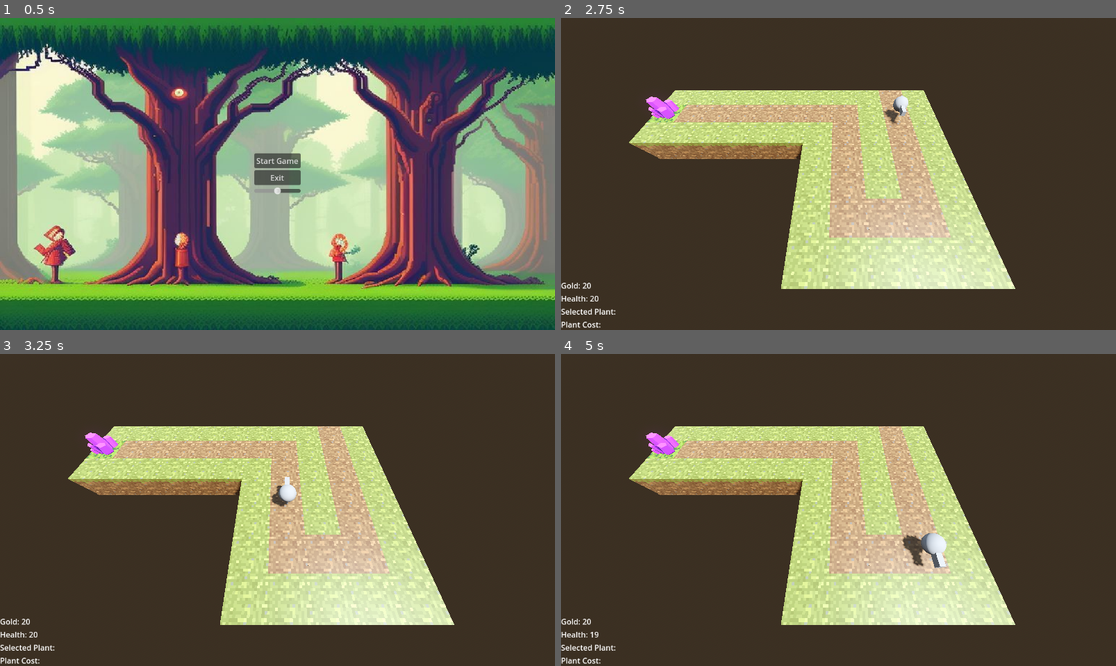
Above: before the commit, frames 1-4 (two rows, left to right).
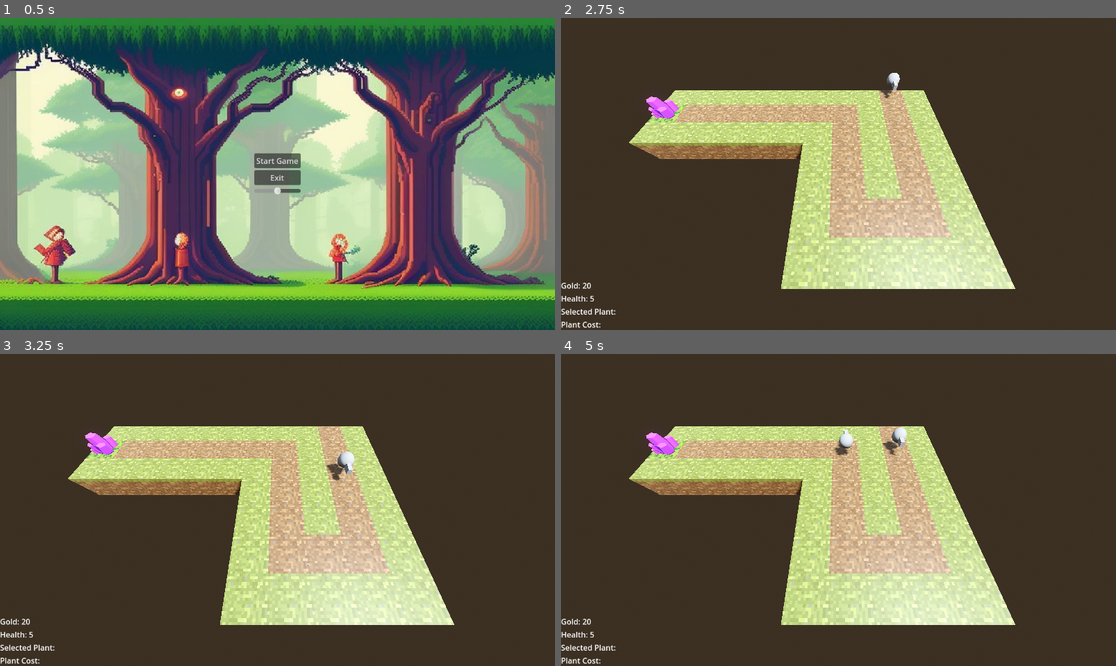
Above: after the commit, the same moments.

Repository: TheBoysJams/SeedsOfRenewal
Game: Godot game, scene res://UI/main_menu.tscn
Same seed, same stepped clock (60 frames per second), same inputs: the game is played once before the commit and once after it.
Inputs (mouse positions are in pixels of both pictures, inside the frame that each line leads up to):
- Up to frame 1 (0.5 s): no input
- Up to frame 2 (2.75 s): click "Start Game" at 0.5 s; tap Enter at 1.25 s; move the mouse to (960, 158) at 1.27 s; click (960, 158) at 1.35 s; tap Space at 2 s; move the mouse to (727, 189) at 2.02 s; tap 1 at 2.1 s
- Up to frame 3 (3.25 s): move the mouse to (333, 441) at 2.77 s; hold 2 from 2.78 s (still down)
- Up to frame 4 (5 s): move the mouse to (810, 572) at 3.52 s; release 2 at 3.53 s; click (810, 572) at 3.6 s; move the mouse to (1005, 556) at 4.27 s; hold 1 from 4.28 s (still down)

Frame 1 is identical in both runs. In frame 2, 0.3% of the frame differs, in the area x 5-63%, y 17-91%; in frame 3, 0.5%; in frame 4, 1.0%, in the area x 5-70%, y 23-91%.
Error before the commit: Invalid access to property or key 'towers' on a base object of type 'Nil'. (res://player.gd:20)
Error after the commit: Invalid access to property or key 'towers' on a base object of type 'Nil'. (res://player.gd:24)

Commit message:
can be defeated

Diff:
--- a/RenewalTreeDefence/Enemies/enemy.gd
+++ b/RenewalTreeDefence/Enemies/enemy.gd
@@ -2,7 +2,7 @@
 
 signal CoreReached(int)
 
-var speed := 30
+var speed := 10
 var damage := 1
 
 func _process(delta: float) -> void:
--- a/RenewalTreeDefence/Levels/prototype_level.tscn
+++ b/RenewalTreeDefence/Levels/prototype_level.tscn
@@ -10,6 +10,7 @@
 [ext_resource type="PackedScene" uid="uid://c4xnjtuw2fxux" path="res://Enemies/enemy.tscn" id="7_3rd4b"]
 [ext_resource type="Script" path="res://Towers/TowerInfo.gd" id="7_c1d75"]
 [ext_resource type="PackedScene" uid="uid://d2knbdbf1tcu3" path="res://Enemies/spawner.tscn" id="7_oy6ys"]
+[ext_resource type="PackedScene" uid="uid://cgmgbg17x5sjp" path="res://UI/defeat_menu.tscn" id="8_dutr8"]
 [ext_resource type="PackedScene" uid="uid://gp5xd5by5ert" path="res://Towers/core.tscn" id="10_go0r7"]
 
 [sub_resource type="ProceduralSkyMaterial" id="ProceduralSkyMaterial_m6v85"]
@@ -112,6 +113,8 @@
 [node name="PauseMenu" parent="." instance=ExtResource("6_yc7nx")]
 visible = false
 
+[node name="DefeatMenu" parent="." instance=ExtResource("8_dutr8")]
+
 [node name="EnemyManager" parent="." node_paths=PackedStringArray("player") instance=ExtResource("6_qntgy")]
 player = NodePath("../Player")
 enemy = ExtResource("7_3rd4b")
--- a/RenewalTreeDefence/Towers/Tower.gd
+++ b/RenewalTreeDefence/Towers/Tower.gd
@@ -25,4 +25,4 @@
 func _on_area_3d_area_entered(area: Area3D) -> void:
 	TakeDamage(area.get_parent().damage)
 	EnemyKilled.emit()
-	area.queue_free()
+	area.get_parent().queue_free()
--- /dev/null
+++ b/RenewalTreeDefence/UI/DefeatMenu.gd
@@ -0,0 +1,21 @@
+extends Control
+
+
+# Called when the node enters the scene tree for the first time.
+func _ready():
+	# Connect the buttons to their signals
+	# Initially hide the pause menu
+	visible = false
+
+func _on_resume_button_pressed():
+	# Resume the game
+	get_tree().paused = false
+	get_tree().reload_current_scene()
+	visible = false
+
+
+
+func _on_exit_to_menu_button_pressed():
+	var main_menu_scene = load("res://UI/main_menu.tscn") as PackedScene
+	get_tree().paused = false
+	get_tree().change_scene_to_packed(main_menu_scene)
--- /dev/null
+++ b/RenewalTreeDefence/UI/defeat_menu.tscn
@@ -0,0 +1,39 @@
+[gd_scene load_steps=2 format=3 uid="uid://cgmgbg17x5sjp"]
+
+[ext_resource type="Script" path="res://UI/DefeatMenu.gd" id="1_jwrl2"]
+
+[node name="DefeatMenu" type="Control"]
+process_mode = 3
+layout_mode = 3
+anchors_preset = 15
+anchor_right = 1.0
+anchor_bottom = 1.0
+grow_horizontal = 2
+grow_vertical = 2
+script = ExtResource("1_jwrl2")
+
+[node name="MarginContainer" type="MarginContainer" parent="."]
+layout_mode = 0
+offset_right = 1152.0
+offset_bottom = 648.0
+
+[node name="Panel" type="Panel" parent="MarginContainer"]
+self_modulate = Color(1, 1, 1, 0.666667)
+layout_mode = 2
+
+[node name="VBoxContainer" type="VBoxContainer" parent="MarginContainer"]
+layout_mode = 2
+size_flags_horizontal = 4
+size_flags_vertical = 4
+alignment = 1
+
+[node name="ResumeButton" type="Button" parent="MarginContainer/VBoxContainer"]
+layout_mode = 2
+text = "Retry"
+
+[node name="ExitToMenuButton" type="Button" parent="MarginContainer/VBoxContainer"]
+layout_mode = 2
+text = "Exit to Menu"
+
+[connection signal="pressed" from="MarginContainer/VBoxContainer/ResumeButton" to="." method="_on_resume_button_pressed"]
+[connection signal="pressed" from="MarginContainer/VBoxContainer/ExitToMenuButton" to="." method="_on_exit_to_menu_button_pressed"]
--- a/RenewalTreeDefence/player.gd
+++ b/RenewalTreeDefence/player.gd
@@ -6,13 +6,17 @@
 @export var gridmap: GridMap
 @export var towerManager: TowerManager
 @export var startingGold = 20
-@export var startingHealth = 20
+@export var startingHealth = 5
+@onready var defeat_menu: Control = $"../DefeatMenu"
 
 
 var health:
 	set(hp_in):
 		health = hp_in
 		$GUI/VBoxContainer/Health.text = "Health: " + str(health)
+		if(health) == 0:
+			get_tree().paused = true
+			defeat_menu.visible = true
 
 var selectedTowerIndex:int:
 	set(index_in):
Not shown: 1 places in RenewalTreeDefence/Levels/prototype_level.tscn that only renumber resources
